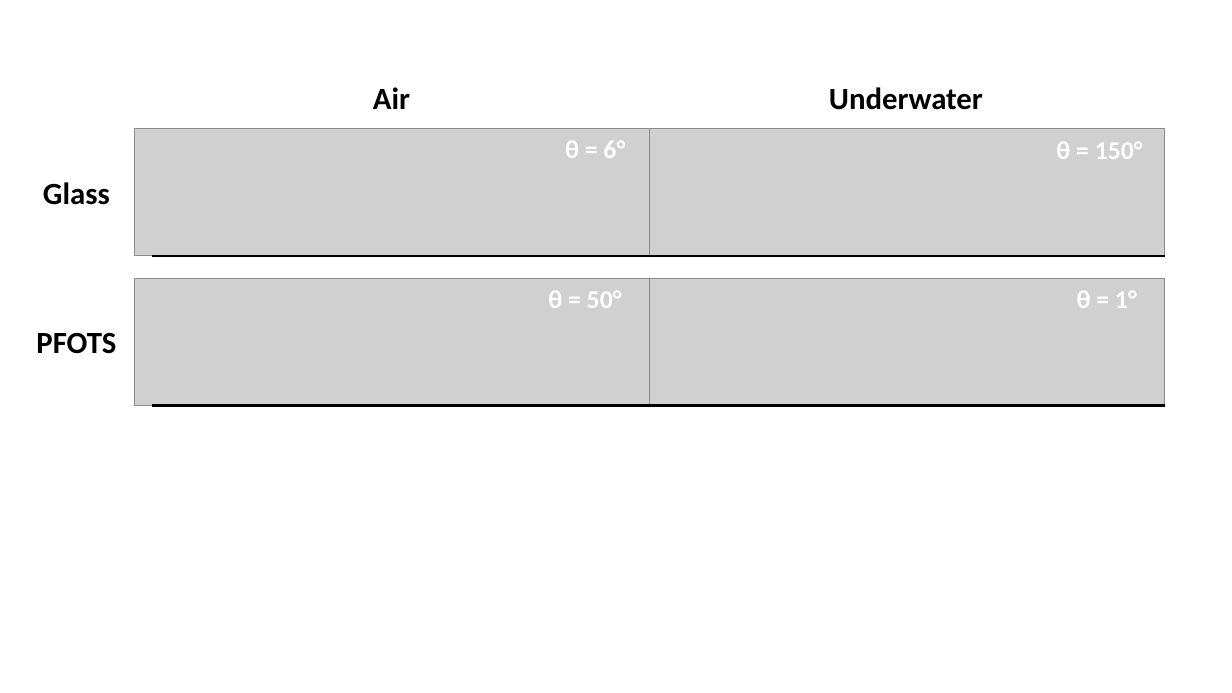
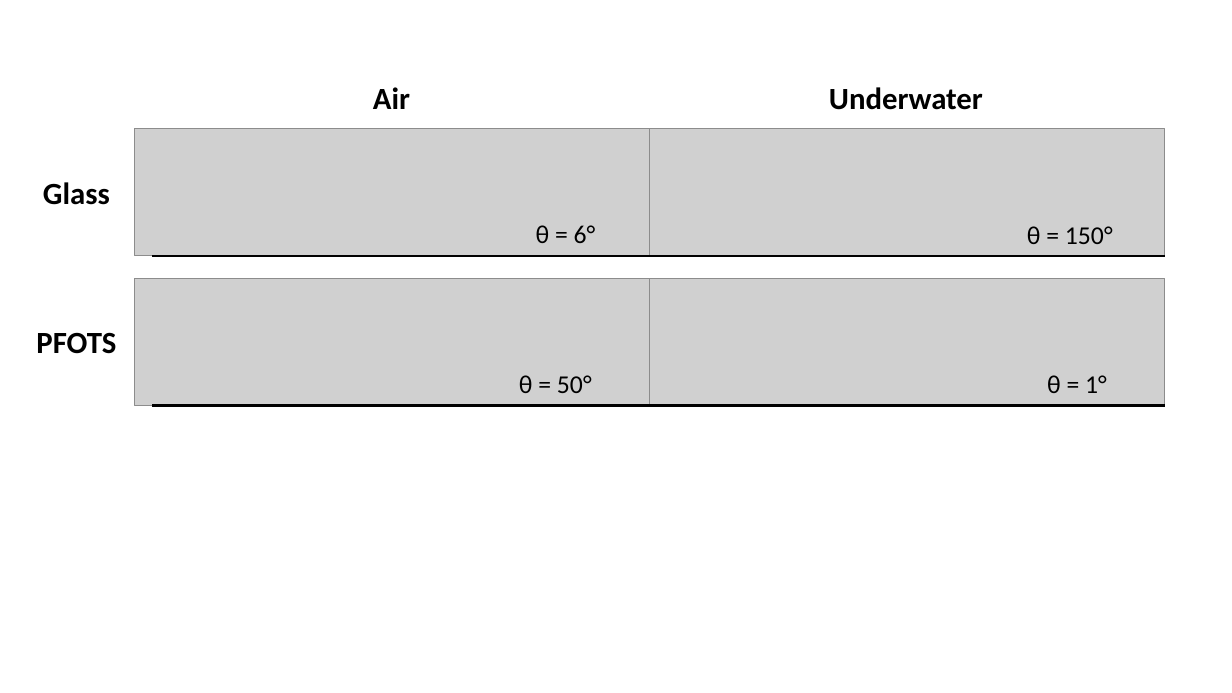
Before and after one commit to PranavSudersan/paper-underwater_adhesion, a slide deck: slide 2 of Data/schematics.pptx. Drawn at 1232x693 pixels with LibreOffice and Linux fonts; fonts in the diff are those of the drawing; grey boxes stand for pictures. Boxes give left, top, right and bottom in pixels: in the first picture for what was removed or moved away, otherwise in the second. Text is boxed around its words. In the diff, an @@ line names an element or a change of style, - is before the commit and + after.

```diff
--- a/Data/schematics.pptx
+++ b/Data/schematics.pptx
@@ 4 texts: place and size @@
-4 texts at (548, 141, 1143, 308)
+4 texts at (519, 225, 1113, 393)
@@ text colour #FFFFFF to #000000, bold off in 4 elements at (1027, 226, 1113, 244), (536, 225, 596, 243), (1047, 375, 1107, 393), (519, 375, 592, 393) @@
```
Also in this commit, not shown: 7 other files.
